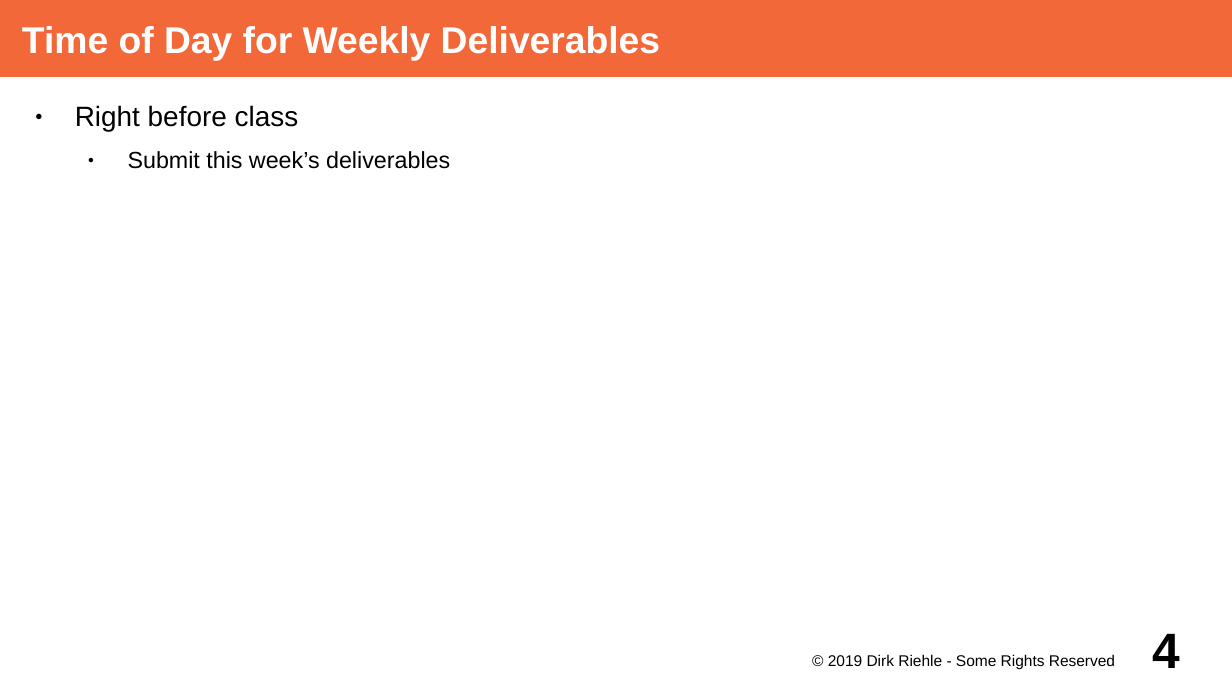
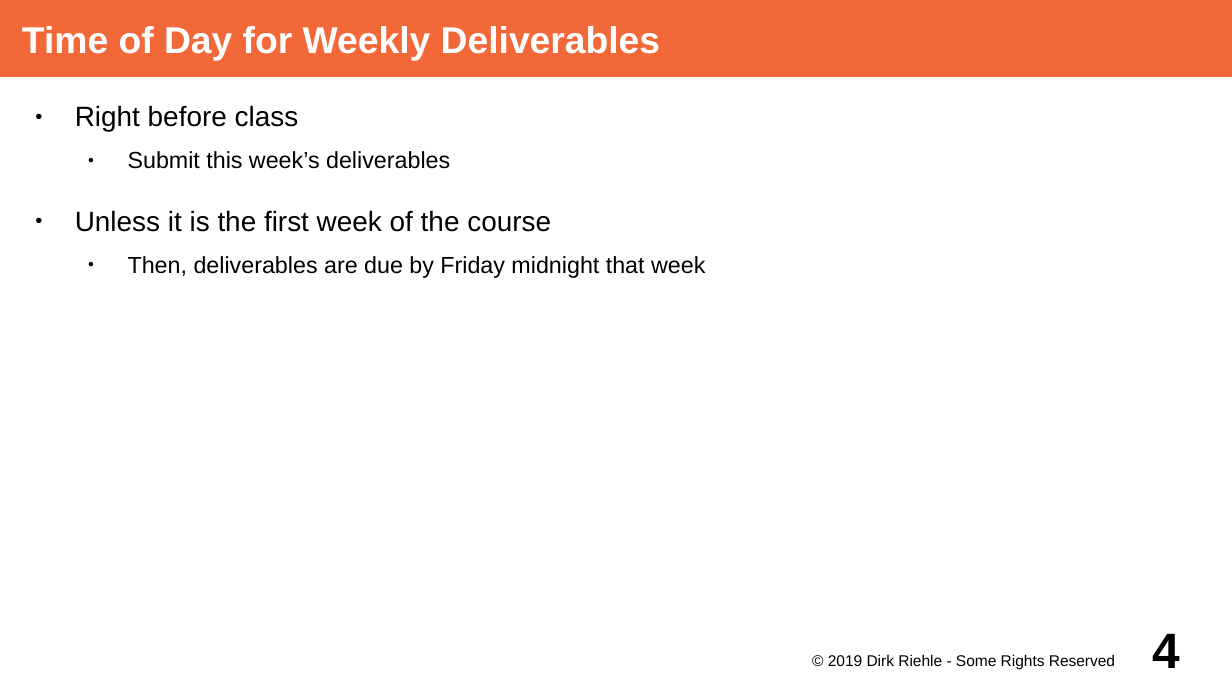
Before and after one commit to dirkriehle/adap-course, a slide deck: slide 4 of Lecture Slides/ADAP A02 - Course Schedule.odp. Drawn at 1232x693 pixels with LibreOffice and Linux fonts; fonts in the diff are those of the drawing. Boxes give left, top, right and bottom in pixels: in the first picture for what was removed or moved away, otherwise in the second. Text is boxed around its words. In the diff, an @@ line names an element or a change of style, - is before the commit and + after.

```diff
--- a/Lecture Slides/ADAP A02 - Course Schedule.odp
+++ b/Lecture Slides/ADAP A02 - Course Schedule.odp
@@ text at box(75, 210, 705, 278): paragraphs added @@
+● Unless it is the first week of the course
+  ● Then, deliverables are due by Friday midnight that week
```
Also in this commit, not shown: 2 other files.
